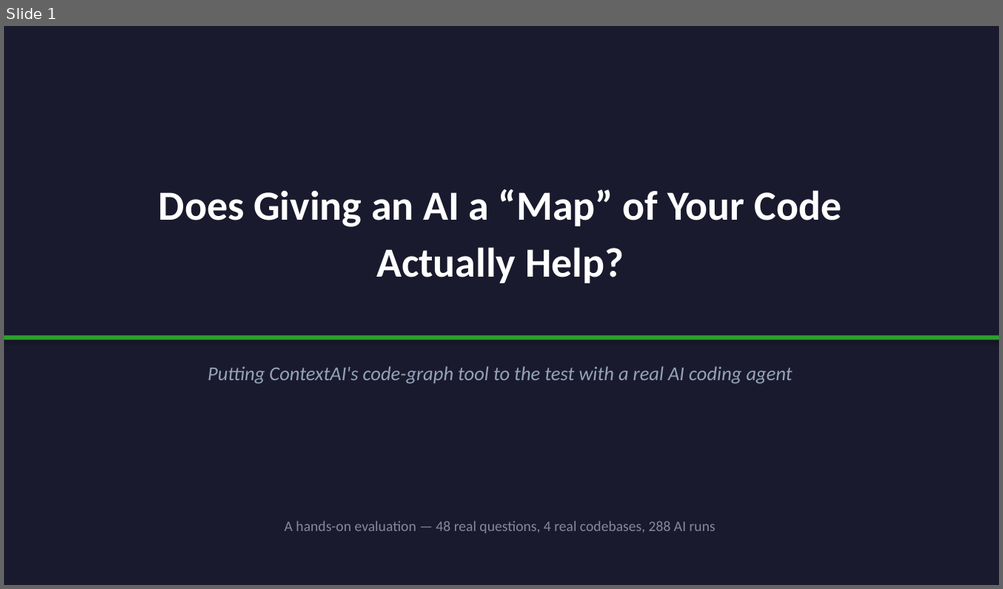
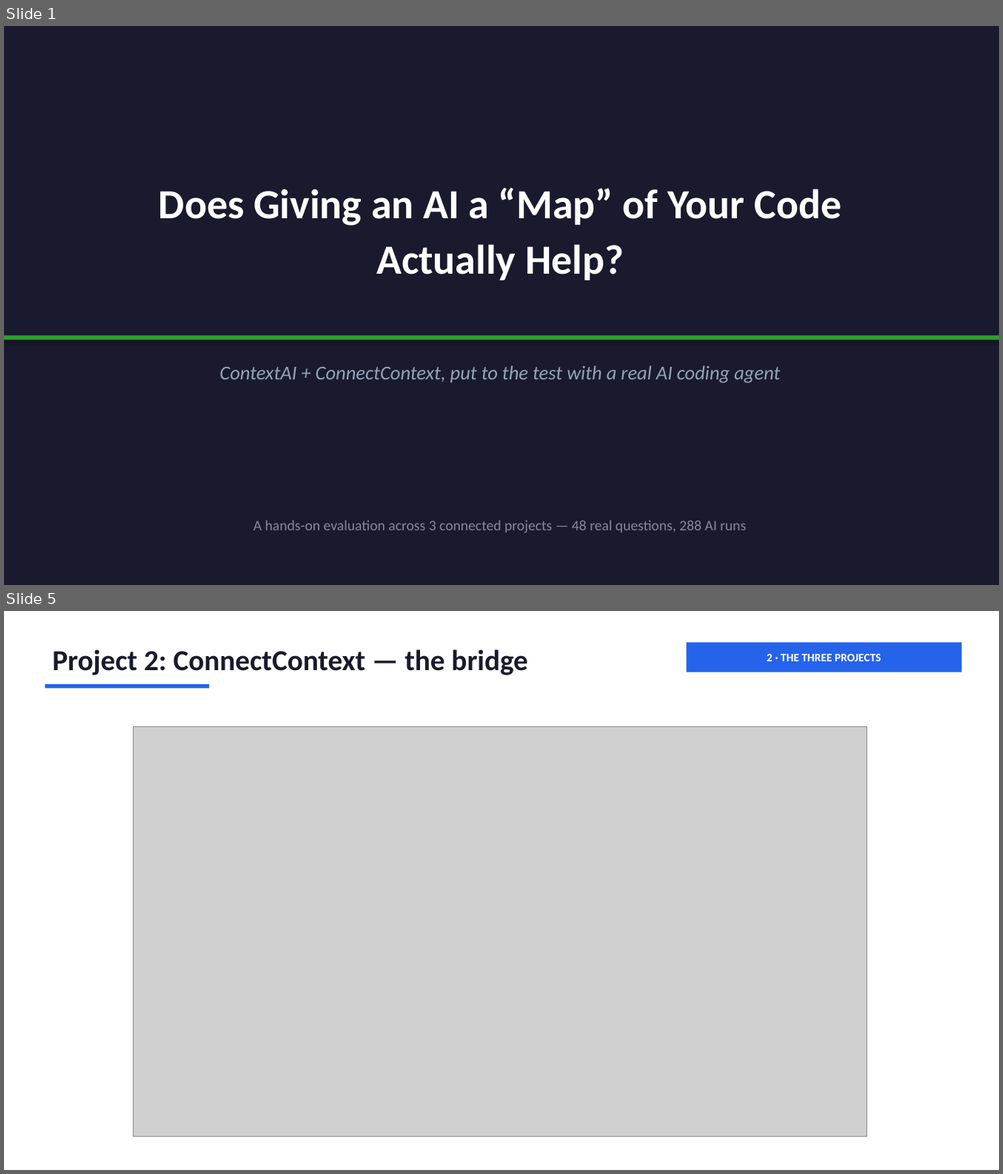
Before and after one commit to shobhit0521/Test_context, a slide deck: presentation/ContextAI_Evaluation.pptx. Shown one above the other, each under a label of ours: slide 1 before the commit, slides 1 and 5 after it; the slides between them are not shown. The pictures are 1003x589 and 1003x1174 pixels, drawn with LibreOffice and Linux fonts; fonts in the diff are those of the drawing; grey boxes stand for pictures. Boxes give left, top, right and bottom in pixels: in the first picture for what was removed or moved away, otherwise in the second. Text is boxed around its words. In the diff, an @@ line names an element or a change of style, - is before the commit and + after.

```diff
--- a/presentation/ContextAI_Evaluation.pptx
+++ b/presentation/ContextAI_Evaluation.pptx
@@ slide 5 added at (4,611,999,1170), background #FFFFFF @@
@@ text added at (52,649,527,675), 28 pt, text #1A1A2E, bold @@
+Project 2: ConnectContext — the bridge
@@ rectangle added at (686,642,962,672), fill #2563EB, 11 pt, text #FFFFFF, bold @@
+2 · THE THREE PROJECTS
@@ rectangle added at (45,684,209,689), fill #2563EB @@
@@ picture added at (133,726,867,1137) @@
@@ slide 1 changed as well @@
@@ text "Does Giving an AI a ..." at (159,188,841,281): line spacing 1.15 to 1.12 @@
@@ text at (219,366,780,383): text changed @@
-Putting ContextAI's code-graph tool to the test with a real AI coding agent
+ContextAI + ConnectContext, put to the test with a real AI coding agent
@@ text at (253,520,745,533): text changed @@
-A hands-on evaluation — 48 real questions, 4 real codebases, 288 AI runs
+A hands-on evaluation across 3 connected projects — 48 real questions, 288 AI runs
```
Also in this commit, not shown: 5 other slides changed, 6 other slides added, 20 slides removed, 7 other files.
